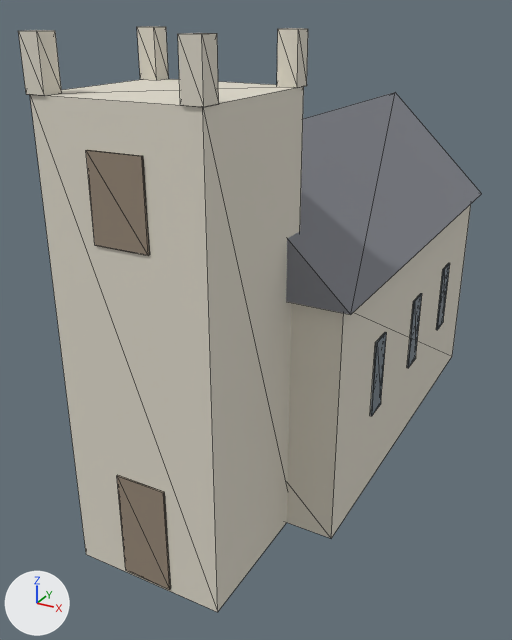
The glTF model assets/models/environment/temperate/VillageChurch.glb: old version first, new version second.
One viewpoint serves both versions: a 50 mm camera at (9.3, -19.4, 13.6) aimed at (-0.7, -1.2, 4.5). Arrows for +X, +Y and +Z are at lower left; the lights stay in place. The older version comes first. Mesh edges are drawn as thin lines. Vertices at exactly the same position are counted once.

The first picture shows 'Belfry louvre', 'Lancet window.001', 'Lancet window.005', 'Nave', 'Nave roof', 'Pinnacle', 'Pinnacle.001', 'Pinnacle.002', 'Pinnacle.003', 'Porch door', 'Tower' and 1 more.
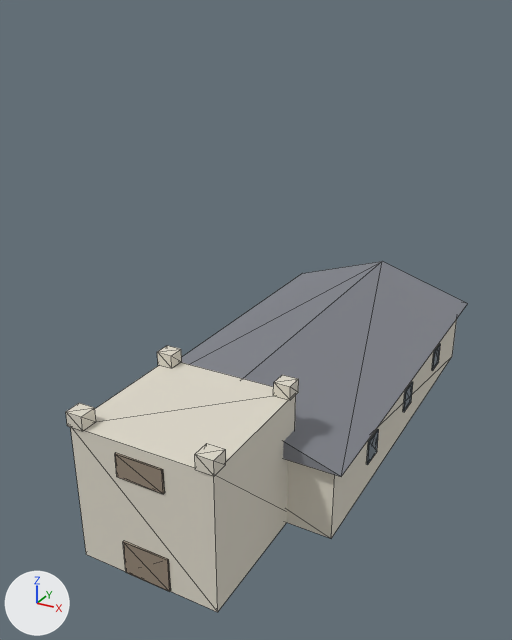
Where the newer file only moved an object's origin or applied its transform, the numbers keep the older frame.

Patch to the scene script:
```diff
--- a/assets/models/environment/temperate/VillageChurch.glb.py
+++ b/assets/models/environment/temperate/VillageChurch.glb.py
@@ me_cube_045 @@
-me_cube_045.from_pydata(...)  # 8 vertices, 12 faces; spans x -0.7..0.7, y -0.03..0.03, z -1.0..1.0
+me_cube_045.from_pydata(...)  # 8 vertices, 12 faces; spans x -0.7..0.7, y -8.34..-8.3, z 3.07..3.75
+# me_cube_045 part 1: the whole mesh is scaled about its middle by (1, 1, 0.341), then moved by (0.0, -8.32, 3.41)
 me_cube_045.materials.append(mat_weathered_planks)
@@ me_cube_052 @@
-me_cube_052.from_pydata(...)  # 8 vertices, 12 faces; spans x -0.03..0.03, y -0.4..0.4, z -1.2..1.2
+me_cube_052.from_pydata(...)  # 8 vertices, 12 faces; spans x 3.49..3.55, y 5.1..5.9, z 0.89..1.7
+# me_cube_052 part 2: the whole mesh is scaled about its middle by (1, 1, 0.341), then moved by (3.52, 5.5, 1.3)
 me_cube_052.materials.append(mat_window_glass)
@@ me_cube_039 @@
-me_cube_039.from_pydata(...)  # 8 vertices, 12 faces; spans x -3.5..3.5, y -6.5..6.5, z -3.5..3.5
+me_cube_039.from_pydata(...)  # 8 vertices, 12 faces; spans x -3.5..3.5, y -6.5..6.5, z -3.5..-1.11
+# me_cube_039 part 3: the whole mesh is scaled about its middle by (1, 1, 0.341), then moved by (0.0, 0.0, -2.31)
 me_cube_039.materials.append(mat_church_limestone)
@@ me_nave_roof @@
-me_nave_roof.from_pydata(...)  # 6 vertices, 6 faces; spans x -3.8..3.8, y -4.8..8.8, z 7.0..10.6
+me_nave_roof.from_pydata(...)  # 6 vertices, 6 faces; spans x -3.8..3.8, y -4.8..8.8, z 2.39..3.61
+# me_nave_roof part 4: the whole mesh is scaled about the mesh origin by (1, 1, 0.341)
 me_nave_roof.materials.append(mat_slate_roof)
@@ me_cube_041 @@
-me_cube_041.from_pydata(...)  # 8 vertices, 12 faces; spans x -0.25..0.25, y -0.25..0.25, z -0.6..0.6
+me_cube_041.from_pydata(...)  # 8 vertices, 12 faces; spans x -2.15..-1.65, y -8.35..-7.85, z 4.091..4.5
+# me_cube_041 part 5: the whole mesh is scaled about its middle by (1, 1, 0.341), then moved by (-1.9, -8.1, 4.295)
 me_cube_041.materials.append(mat_church_limestone)
@@ me_cube_042 @@
-me_cube_042.from_pydata(...)  # 8 vertices, 12 faces; spans x -0.25..0.25, y -0.25..0.25, z -0.6..0.6
+me_cube_042.from_pydata(...)  # 8 vertices, 12 faces; spans x -2.15..-1.65, y -4.55..-4.05, z 4.091..4.5
+# me_cube_042 part 6: the whole mesh is scaled about its middle by (1, 1, 0.341), then moved by (-1.9, -4.3, 4.295)
 me_cube_042.materials.append(mat_church_limestone)
@@ me_cube_043 @@
-me_cube_043.from_pydata(...)  # 8 vertices, 12 faces; spans x -0.25..0.25, y -0.25..0.25, z -0.6..0.6
+me_cube_043.from_pydata(...)  # 8 vertices, 12 faces; spans x 1.65..2.15, y -8.35..-7.85, z 4.091..4.5
+# me_cube_043 part 7: the whole mesh is scaled about its middle by (1, 1, 0.341), then moved by (1.9, -8.1, 4.295)
 me_cube_043.materials.append(mat_church_limestone)
@@ me_cube_044 @@
-me_cube_044.from_pydata(...)  # 8 vertices, 12 faces; spans x -0.25..0.25, y -0.25..0.25, z -0.6..0.6
+me_cube_044.from_pydata(...)  # 8 vertices, 12 faces; spans x 1.65..2.15, y -4.55..-4.05, z 4.091..4.5
+# me_cube_044 part 8: the whole mesh is scaled about its middle by (1, 1, 0.341), then moved by (1.9, -4.3, 4.295)
 me_cube_044.materials.append(mat_church_limestone)
@@ me_cube_040 @@
-me_cube_040.from_pydata(...)  # 8 vertices, 12 faces; spans x -2.1..2.1, y -2.1..2.1, z -6.0..6.0
+me_cube_040.from_pydata(...)  # 8 vertices, 12 faces; spans x -2.1..2.1, y -2.1..2.1, z -6.0..-1.91
+# me_cube_040 part 9: the whole mesh is scaled about its middle by (1, 1, 0.341), then moved by (0.0, 0.0, -3.95)
 me_cube_040.materials.append(mat_church_limestone)
@@ ob_belfry_louvre @@
 ob_belfry_louvre = bpy.data.objects.new('Belfry louvre', me_cube_045)
-ob_belfry_louvre.location = (0.0, -8.32, 10.0)
+ob_belfry_louvre.location = (0.0, 0.0, 0.0)
@@ ob_lancet_window_005 @@
 ob_lancet_window_005 = bpy.data.objects.new('Lancet window.005', me_cube_052)
-ob_lancet_window_005.location = (3.52, 5.5, 3.8)
+ob_lancet_window_005.location = (0.0, 0.0, 0.0)
@@ ob_pinnacle @@
 ob_pinnacle = bpy.data.objects.new('Pinnacle', me_cube_041)
-ob_pinnacle.location = (-1.9, -8.1, 12.6)
+ob_pinnacle.location = (0.0, 0.0, 0.0)
@@ ob_pinnacle_001 @@
 ob_pinnacle_001 = bpy.data.objects.new('Pinnacle.001', me_cube_042)
-ob_pinnacle_001.location = (-1.9, -4.3, 12.6)
+ob_pinnacle_001.location = (0.0, 0.0, 0.0)
@@ ob_pinnacle_002 @@
 ob_pinnacle_002 = bpy.data.objects.new('Pinnacle.002', me_cube_043)
-ob_pinnacle_002.location = (1.9, -8.1, 12.6)
+ob_pinnacle_002.location = (0.0, 0.0, 0.0)
@@ ob_pinnacle_003 @@
 ob_pinnacle_003 = bpy.data.objects.new('Pinnacle.003', me_cube_044)
-ob_pinnacle_003.location = (1.9, -4.3, 12.6)
+ob_pinnacle_003.location = (0.0, 0.0, 0.0)
```

Location of each change, (x1, y1, x2, y2) in pixels of the pictures (512 x 640 px):
'Tower', rescaled (17% narrower, 53% shorter): before (30, 79, 304, 612); after (70, 362, 296, 612)
'Nave roof', rescaled: before (286, 92, 482, 315); after (182, 261, 468, 477)
'Nave', rescaled: before (287, 204, 471, 538); after (287, 319, 457, 538)
'Belfry louvre', rescaled (22% narrower, 60% shorter): before (86, 150, 149, 255); after (115, 453, 164, 494)
'Pinnacle.002', rescaled (24% narrower, 56% shorter): before (178, 33, 219, 107); after (195, 444, 226, 476)
'Pinnacle', rescaled (31% narrower, 57% shorter): before (18, 30, 62, 96); after (66, 403, 96, 431)
'Pinnacle.003', rescaled (16% narrower, 57% shorter): before (277, 28, 308, 88); after (273, 375, 299, 400)
'Pinnacle.001', rescaled (21% narrower, 58% shorter): before (137, 26, 169, 80); after (157, 346, 182, 368)
'Lancet window.005', rescaled (33% narrower, 57% shorter): before (436, 263, 450, 330); after (432, 343, 441, 371)
'Porch door', unchanged, covered by the edit: before (117, 475, 171, 590); after (123, 541, 171, 592)
